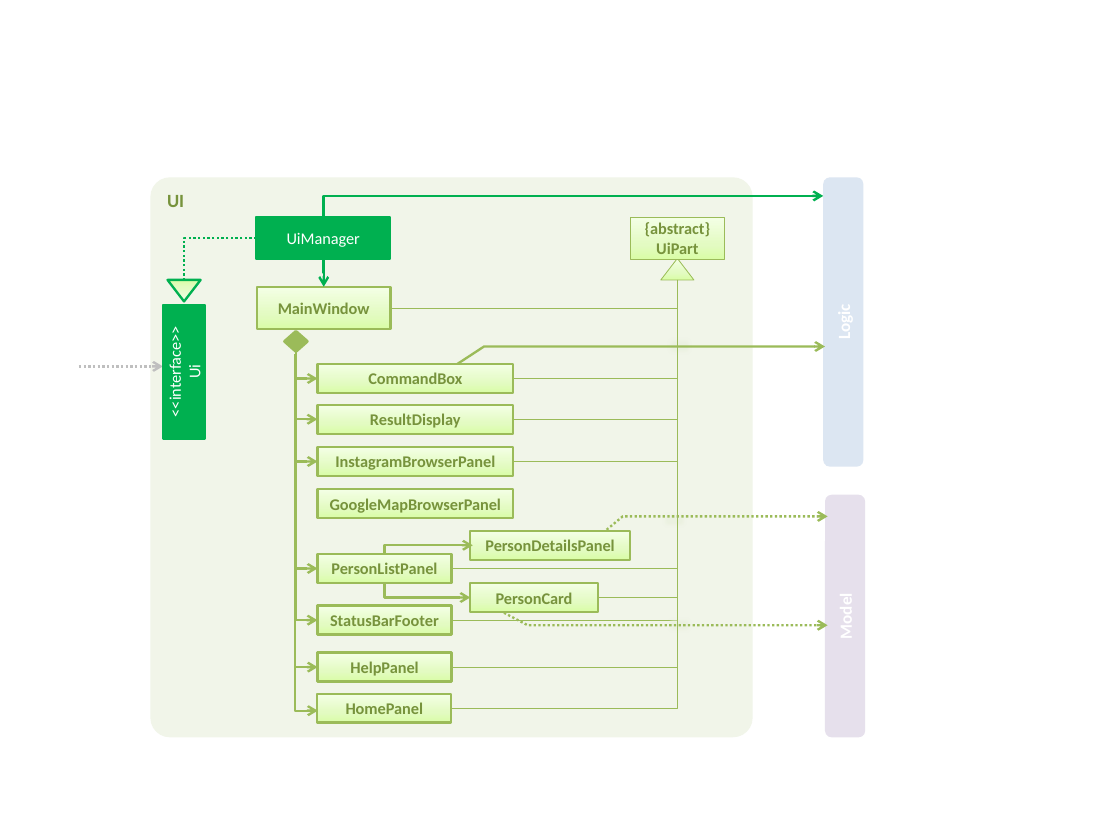
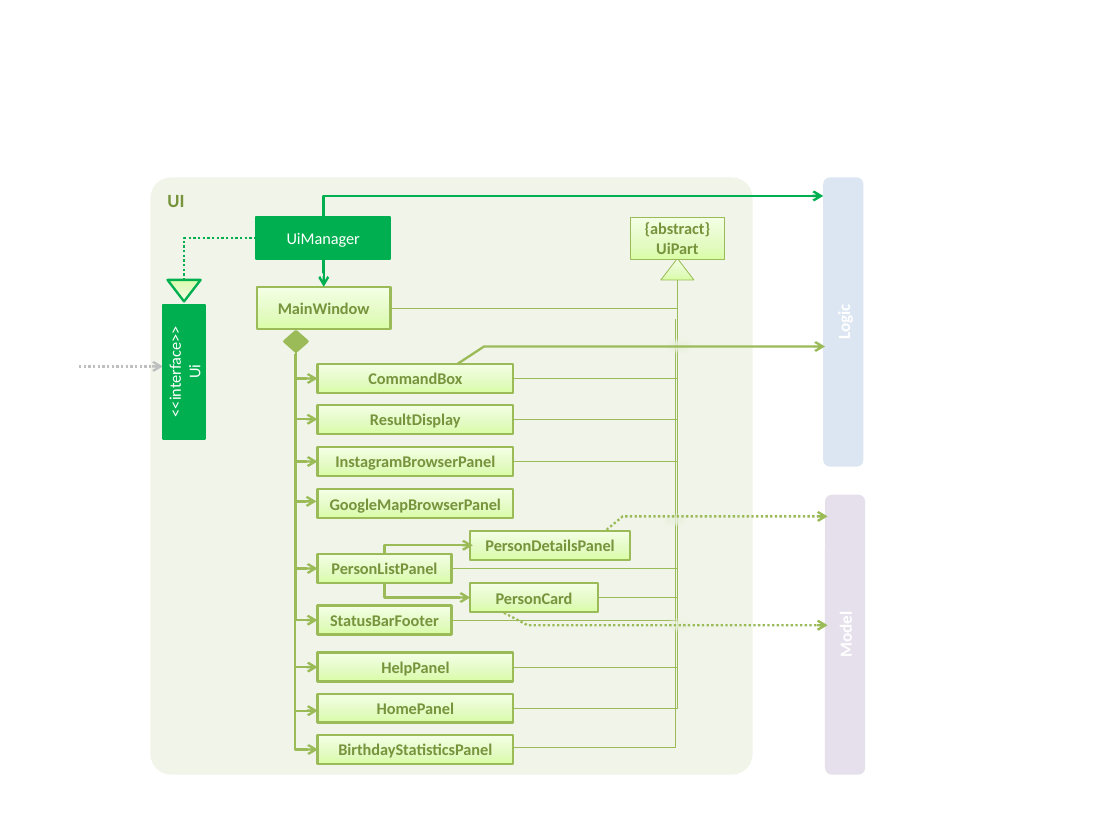
Before and after one commit to pwenzhe/addressbook-level4, a slide deck: slide 1 of docs/diagrams/UiComponentClassDiagram.pptx. Drawn at 1120x840 pixels with LibreOffice and Linux fonts; fonts in the diff are those of the drawing. Boxes give left, top, right and bottom in pixels: in the first picture for what was removed or moved away, otherwise in the second. Text is boxed around its words. In the diff, an @@ line names an element or a change of style, - is before the commit and + after.

```diff
--- a/docs/diagrams/UiComponentClassDiagram.pptx
+++ b/docs/diagrams/UiComponentClassDiagram.pptx
@@ rounded rectangle "UI": place and size @@
-rounded rectangle "UI" at box(150, 177, 753, 737)
+rounded rectangle "UI" at box(150, 177, 753, 774)
@@ elbow line moved from (678, 280) - (451, 708) to (678, 280) - (513, 708) @@
@@ elbow line moved from (678, 280) - (451, 668) to (678, 280) - (513, 668) @@
@@ elbow line added from (675, 319) to (512, 748), #9BBB59 0.5 pt @@
@@ elbow arrow added from (295, 391) to (317, 502), #9BBB59 1.5 pt @@
@@ elbow arrow added from (296, 436) to (318, 749), #9BBB59 1.5 pt @@
@@ rounded rectangle: place and size @@
-rounded rectangle at box(825, 494, 865, 738)
+rounded rectangle at box(825, 495, 866, 775)
@@ rectangle "HelpPanel": place and size @@
-rectangle "HelpPanel" at box(318, 653, 452, 682)
+rectangle "HelpPanel" at box(318, 653, 514, 682)
@@ rectangle "HomePanel": place and size @@
-rectangle "HomePanel" at box(317, 693, 451, 722)
+rectangle "HomePanel" at box(317, 693, 513, 722)
@@ rectangle added at box(317, 735, 513, 764), fill gradient #DAFDA7 to #E4FCC2 to #F5FFE7, outline #9BBB59 1.5 pt, 10.5 pt, text #77933C, bold @@
+BirthdayStatisticsPanel
```
Also in this commit, not shown: 4 other files.
